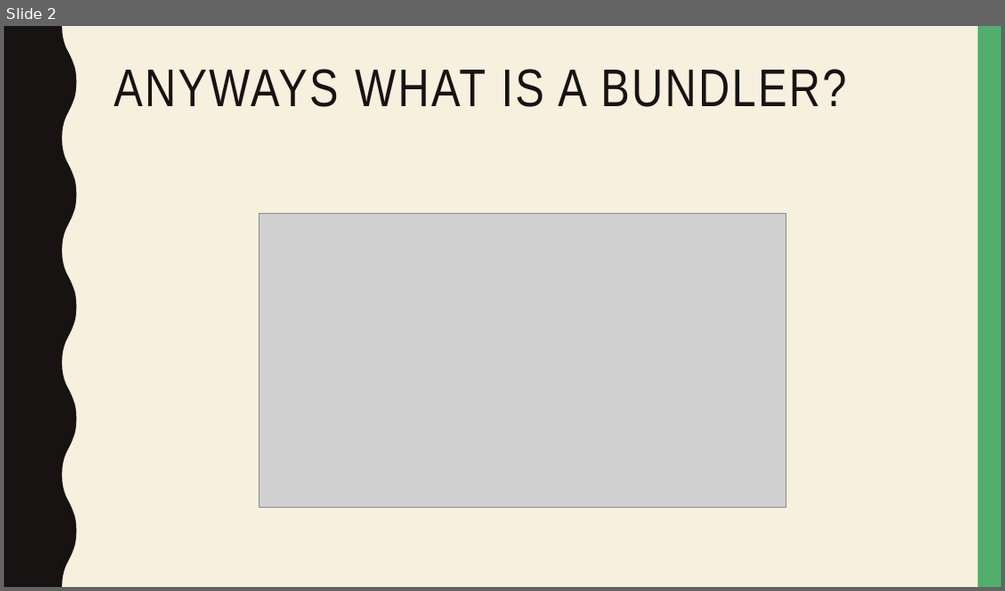
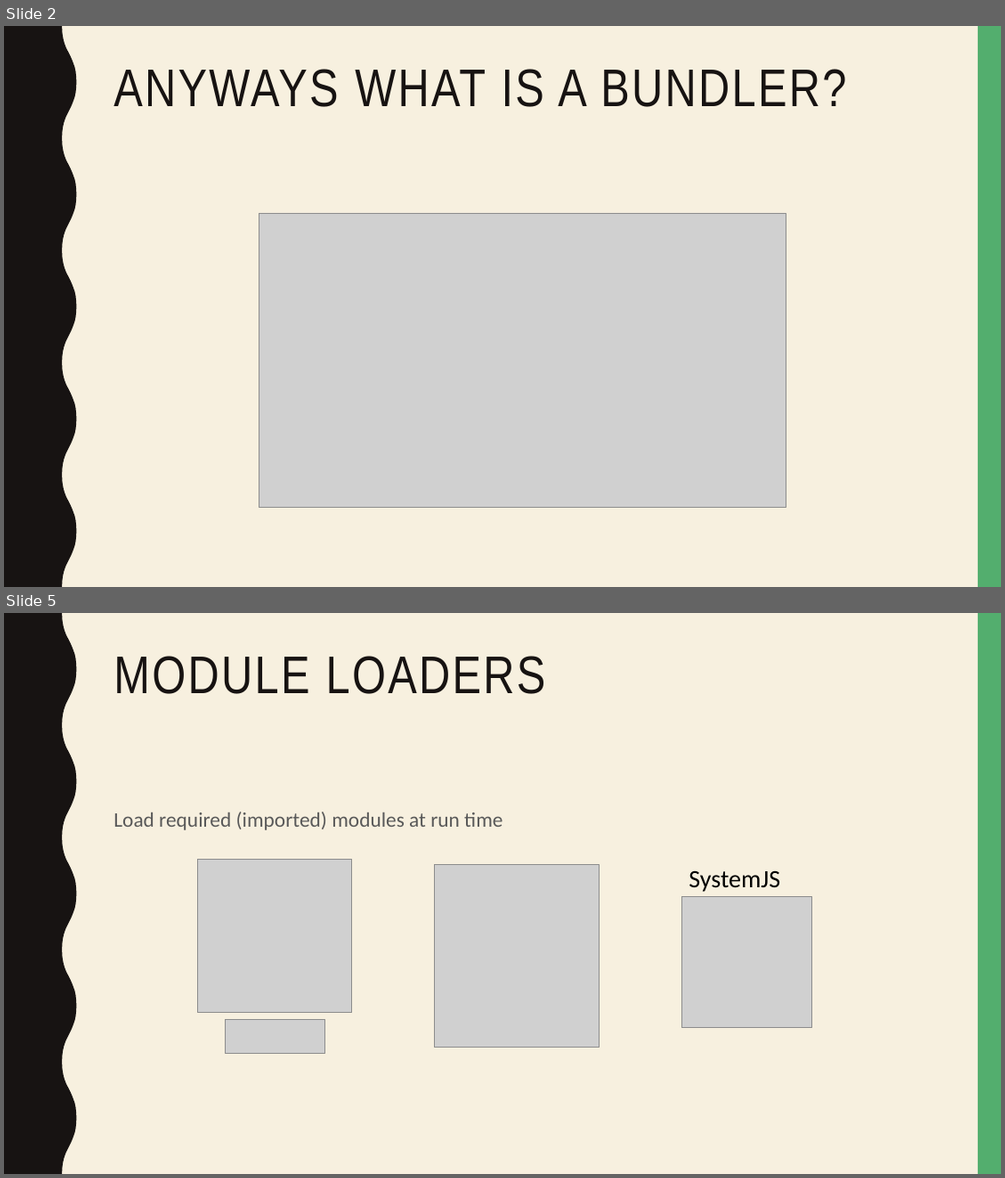
Before and after one commit to Mishurin/frontend-examples, a slide deck: webpack/WebPack.pptx. Shown one above the other, each under a label of ours: slide 2 before the commit, slides 2 and 5 after it; the slides between them are not shown. The pictures are 1005x591 and 1005x1178 pixels, drawn with LibreOffice and Linux fonts; fonts in the diff are those of the drawing; grey boxes stand for pictures. Boxes give left, top, right and bottom in pixels: in the first picture for what was removed or moved away, otherwise in the second. Text is boxed around its words. In the diff, an @@ line names an element or a change of style, - is before the commit and + after.

```diff
--- a/webpack/WebPack.pptx
+++ b/webpack/WebPack.pptx
@@ slide 5 added at bbox=[4, 613, 1001, 1174], background #F7F0DF; not listed: 2 template elements that a slide beside it also shows @@
@@ title added at bbox=[113, 656, 546, 694], 51 pt, text #171312 @@
+MODULE LOADERS
@@ text added at bbox=[113, 811, 502, 830], 20 pt, text #595959 @@
+Load required (imported) modules at run time
@@ picture added at bbox=[198, 859, 352, 1013] @@
@@ picture added at bbox=[434, 864, 599, 1046] @@
@@ text added at bbox=[688, 871, 780, 892], 24 pt, text #000000 @@
+SystemJS
@@ picture added at bbox=[681, 897, 812, 1028] @@
@@ picture added at bbox=[226, 1019, 324, 1053] @@
```
Also in this commit, not shown: 2 slides changed, 3 other slides added, 9 other files.
